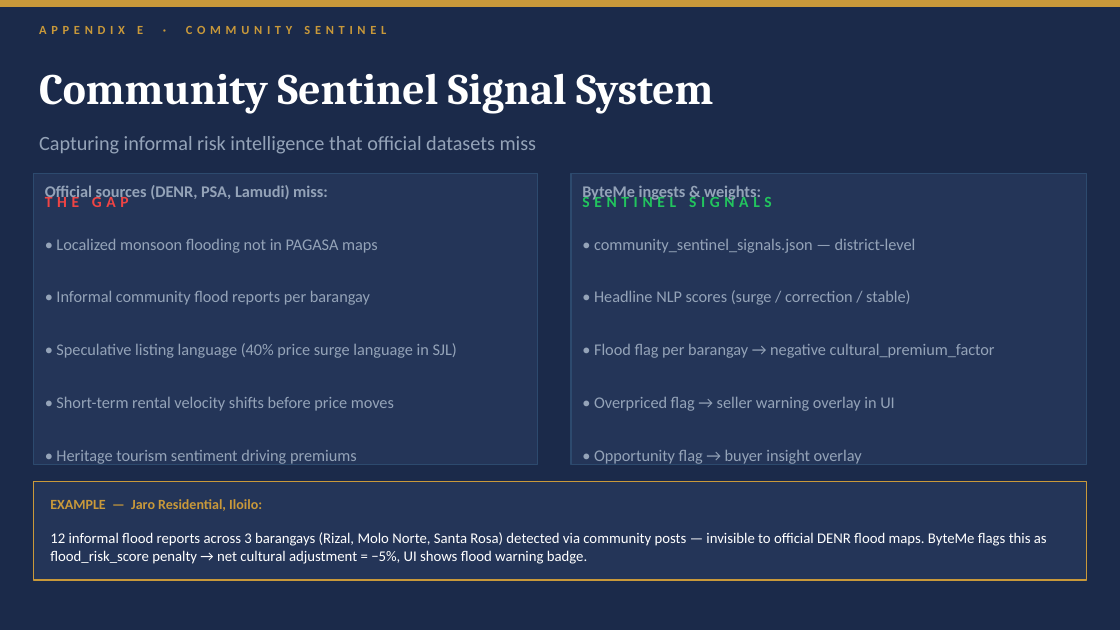
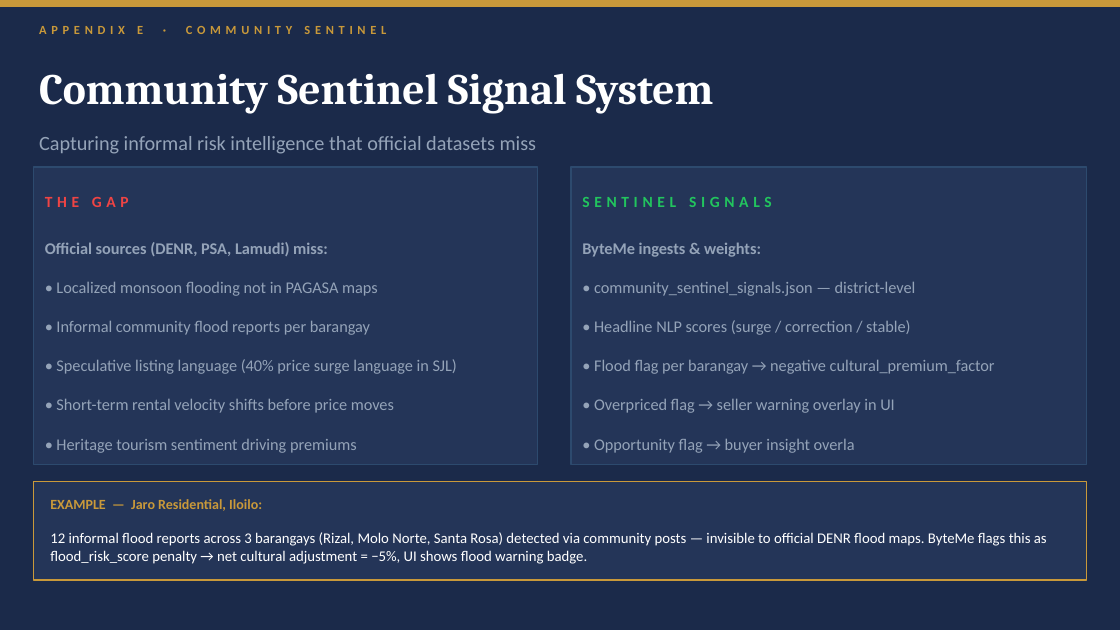
Before and after one commit to SmtTheSE/Conference, a slide deck: slide 7 of ByteMe_Backup_Slides.pptx. Drawn at 1120x630 pixels with LibreOffice and Linux fonts; fonts in the diff are those of the drawing. Boxes give left, top, right and bottom in pixels: in the first picture for what was removed or moved away, otherwise in the second. Text is boxed around its words. In the diff, an @@ line names an element or a change of style, - is before the commit and + after.

Commit message:
Add child term

```diff
--- a/ByteMe_Backup_Slides.pptx
+++ b/ByteMe_Backup_Slides.pptx
@@ rectangle: place and size @@
-rectangle at [34,174,538,465]
+rectangle at [34,167,538,465]
@@ rectangle: place and size @@
-rectangle at [571,174,1086,465]
+rectangle at [571,167,1086,465]
@@ text "Official sources (DENR, PSA, Lamudi) ..." at [45,242,457,453]: line spacing 1.35 to 2 @@
@@ text at [582,242,995,413]: line spacing 1.35 to 2 @@
@@ text at [594,439,855,453]: text changed @@
-• Opportunity flag → buyer insight overlay
+• Opportunity flag → buyer insight overla
```
Also in this commit, not shown: 2 other slides changed, 19 other files.
